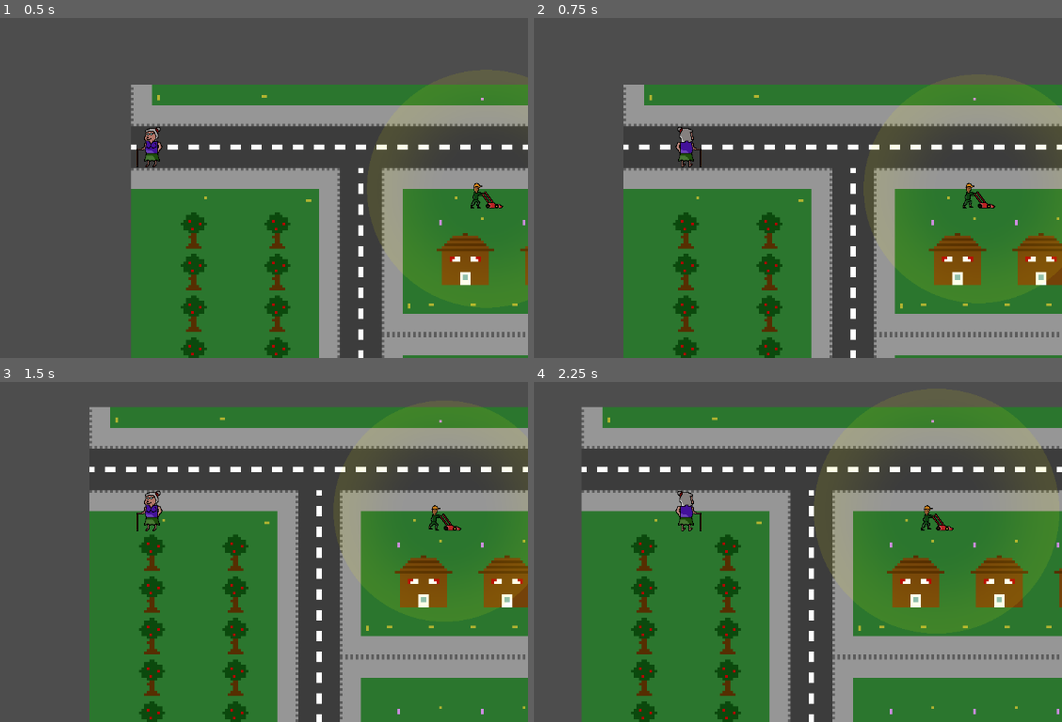
Above: before the commit, frames 1-4 (two rows, left to right).
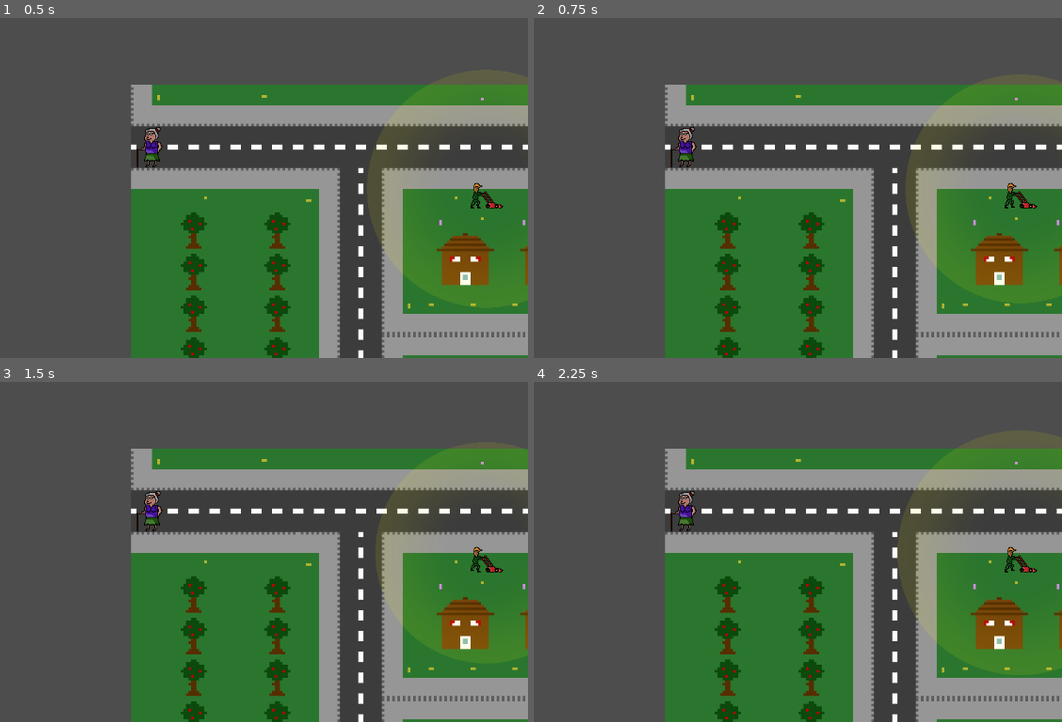
Above: after the commit, the same moments.

Repository: chrismeunier/EpicGameJam11
Game: Godot game, scene res://TileMap/world.tscn
The game is run twice, just before and just after one commit, with the same random seed, the same clock (stepped at 60 frames per second) and the same inputs.
Inputs (mouse positions are in pixels of both pictures, inside the frame that each line leads up to):
- Up to frame 1 (0.5 s): no input
- Up to frame 2 (0.75 s): tap Enter at 0.5 s; move the mouse to (850, 126) at 0.52 s; hold D (Right) from 0.53 s (still down); hold Shift from 0.53 s (still down)
- Up to frame 3 (1.5 s): tap Space at 1.25 s; move the mouse to (0, 531) at 1.27 s; release D (Right) at 1.28 s; release Shift at 1.28 s; hold S (Down) from 1.28 s (still down); tap 2 at 1.35 s
- Up to frame 4 (2.25 s): move the mouse to (761, 419) at 2.02 s; release S (Down) at 2.03 s; hold D (Right) from 2.03 s (still down); tap 3 at 2.1 s

Frame 1 is identical in both runs. In frame 2, 25% of the frame differs, in the area x 16-100%, y 19-100%; in frame 3, 61%; in frame 4, 66%, in the area x 8-100%, y 7-100%.

Commit message:
make the player react on command signals

Diff:
--- a/characters/player.gd
+++ b/characters/player.gd
@@ -8,28 +8,31 @@
 var can_move_input: bool = true
 const MOVE_COOLDOWN := 0.3  # seconds between moves
 var disturbanceLvl = "lvl0"
+var signal_direction = Vector2.ZERO
 
 # Called when the node enters the scene tree for the first time.
 func _ready() -> void:
-	# Optional: preload or set up any timers
-	pass
+	Events.go_left.connect(on_signal_go_left)
+	Events.go_left.connect(on_signal_go_right)
+	Events.go_left.connect(on_signal_go_down)
+	Events.go_left.connect(on_signal_go_up)
 
 func _process(_delta: float) -> void:
 	if not can_move_input:
 		return
 
-	var input_direction = Vector2.ZERO
-	if Input.is_action_just_pressed("Down"):
-		input_direction = Vector2.DOWN
-	elif Input.is_action_just_pressed("Up"):
-		input_direction = Vector2.UP
-	elif Input.is_action_just_pressed("Right"):
-		input_direction = Vector2.RIGHT
-	elif Input.is_action_just_pressed("Left"):
-		input_direction = Vector2.LEFT
+	# Uncomment this to move manually
+	# move_manually()
+	# return
 
-	if input_direction != Vector2.ZERO:
-		move(input_direction)
+	if signal_direction != Vector2.ZERO:
+		var new_signal: Vector2 = signal_direction
+		if disturbanceLvl != "lvl0":
+			new_signal = disturb_signal()
+
+		Events.moved_successfully.emit(new_signal == signal_direction)
+		signal_direction = new_signal
+		move(signal_direction)
 	else:
 		move(Vector2.ZERO)
 
@@ -79,7 +82,6 @@
 			disturbanceLvl = "lvl1"
 		else:
 			disturbanceLvl = "lvl0"
-	print(disturbanceLvl)
 
 func animate_player(direction: Vector2) -> void:
 	if direction == Vector2.DOWN and anim.animation != "move_down":
@@ -100,3 +102,56 @@
 		anim.play("idle_right")
 	elif lastDirection == Vector2.UP and anim.animation != "idle_up":
 		anim.play("idle_up")
+
+func move_manually() -> void:
+	var input_direction = Vector2.ZERO
+	if Input.is_action_just_pressed("Down"):
+		input_direction = Vector2.DOWN
+	elif Input.is_action_just_pressed("Up"):
+		input_direction = Vector2.UP
+	elif Input.is_action_just_pressed("Right"):
+		input_direction = Vector2.RIGHT
+	elif Input.is_action_just_pressed("Left"):
+		input_direction = Vector2.LEFT
+
+	if input_direction != Vector2.ZERO:
+		move(input_direction)
+	else:
+		move(Vector2.ZERO)
+
+func on_signal_go_left() -> void:
+	signal_direction = Vector2.LEFT
+
+func on_signal_go_right() -> void:
+	signal_direction = Vector2.RIGHT
+
+func on_signal_go_down() -> void:
+	signal_direction = Vector2.DOWN
+
+func on_signal_go_up() -> void:
+	signal_direction = Vector2.UP
+
+func disturb_signal() -> Vector2:
+	match disturbanceLvl:
+		"lvl1":
+			return get_new_random_signal(0.3)
+		"lvl2":
+			return get_new_random_signal(0.6)
+		"lvl3":
+			return get_new_random_signal(0.95)
+		_:
+			return signal_direction
+
+func get_new_random_signal(proba: float) -> Vector2:
+	if (randf() < proba):
+		match randi() % 4:
+			0:
+				return Vector2.LEFT
+			1:
+				return Vector2.RIGHT
+			2:
+				return Vector2.DOWN
+			_:
+				return Vector2.UP
+
+	return signal_direction
--- a/events.gd
+++ b/events.gd
@@ -8,6 +8,9 @@
 signal go_right
 signal go_up
 signal go_down
+
+# Feedback signal to know if granny made the right move
+signal moved_successfully(success: bool)
 
 func _ready() -> void:
 	pass # Replace with function body.
